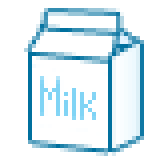
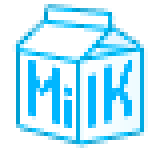
Layered file, before and after one edit (160 × 160). Changes by layer:
"Слой 2": opacity 50% → 100%, moved it above "Цветовой тон/Насыщенность 1", painted on it over bbox(28, 60, 136, 136)
painted on "Фигура 5 (копия)" over bbox(80, 40, 144, 152)
painted on "Фигура 7" over bbox(44, 8, 120, 32)
painted on "Фигура 6" over bbox(16, 20, 120, 60)
painted on "Фигура 6 (копия)" over bbox(52, 24, 144, 52)
painted on "Фигура 5" over bbox(20, 44, 112, 152)
